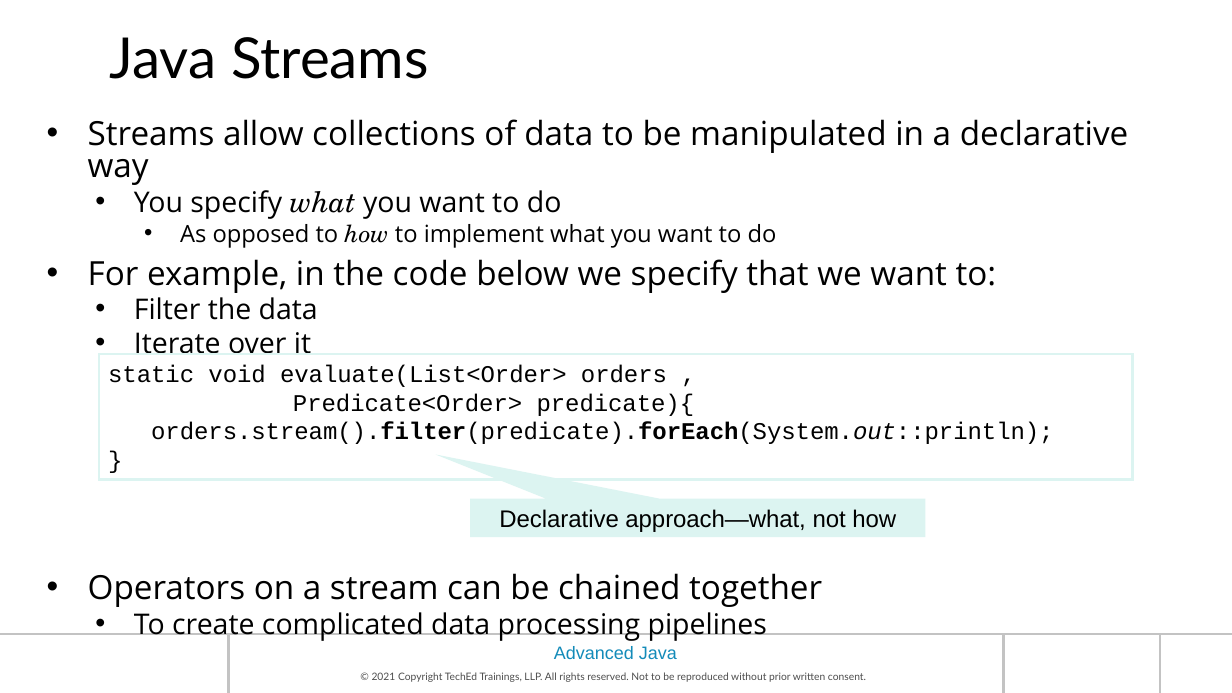
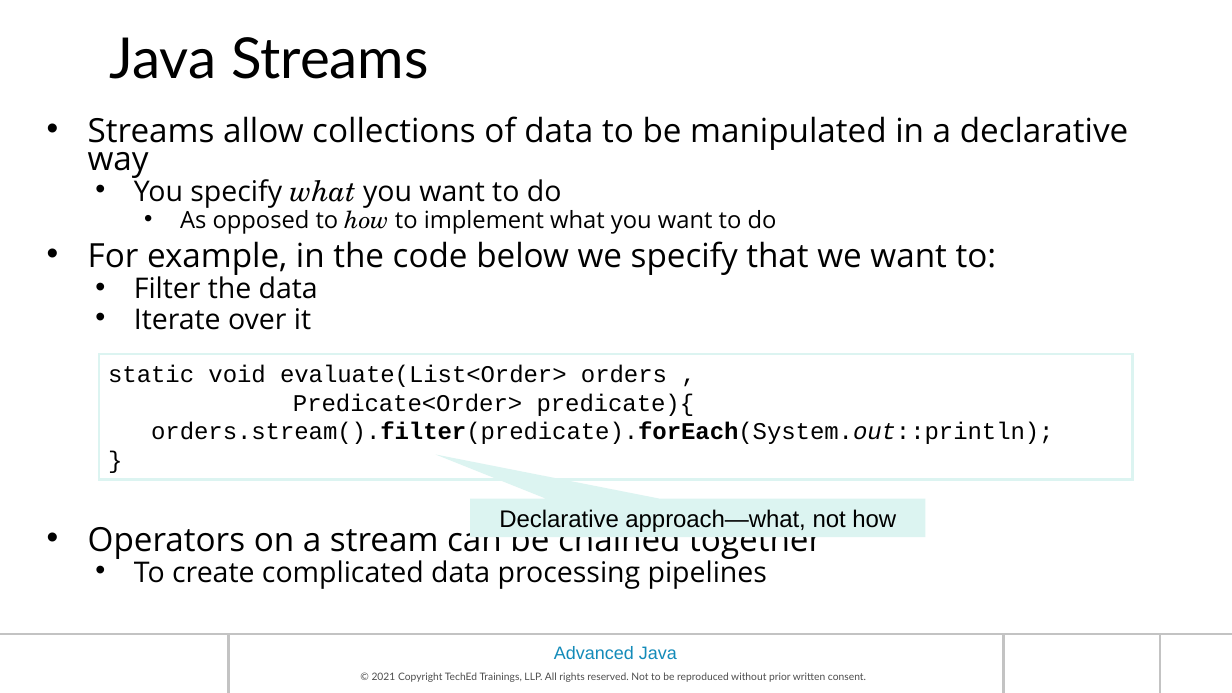
Before and after one commit to prabhat1510/maveric2122, a slide deck: slide 8 of HAN_AdvancedJava_Ch02-Streaming API & Other Java8 Features.pptx. Drawn at 1232x693 pixels with LibreOffice and Linux fonts; fonts in the diff are those of the drawing; background and template pictures are left out. Boxes give left, top, right and bottom in pixels: in the first picture for what was removed or moved away, otherwise in the second. Text is boxed around its words. In the diff, an @@ line names an element or a change of style, - is before the commit and + after.

Commit message:
Streams examples

```diff
--- a/HAN_AdvancedJava_Ch02-Streaming API & Other Java8 Features.pptx
+++ b/HAN_AdvancedJava_Ch02-Streaming API & Other Java8 Features.pptx
@@ text "Streams allow collections of data ..." at <box>88,116,1129,589</box>: line spacing 0.8 to 0.7 @@
```
Also in this commit, not shown: 3 other slides changed, 3 other files.
